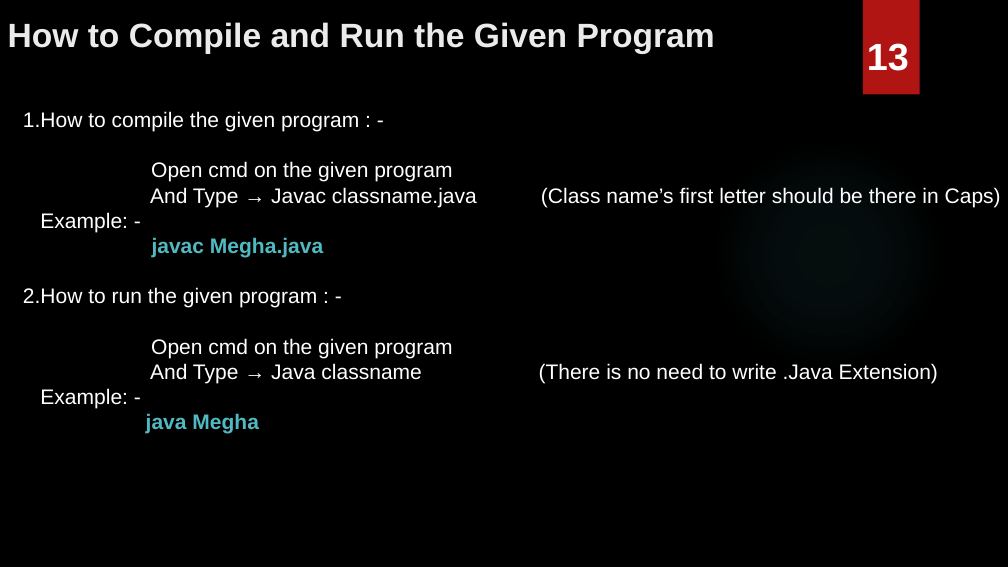
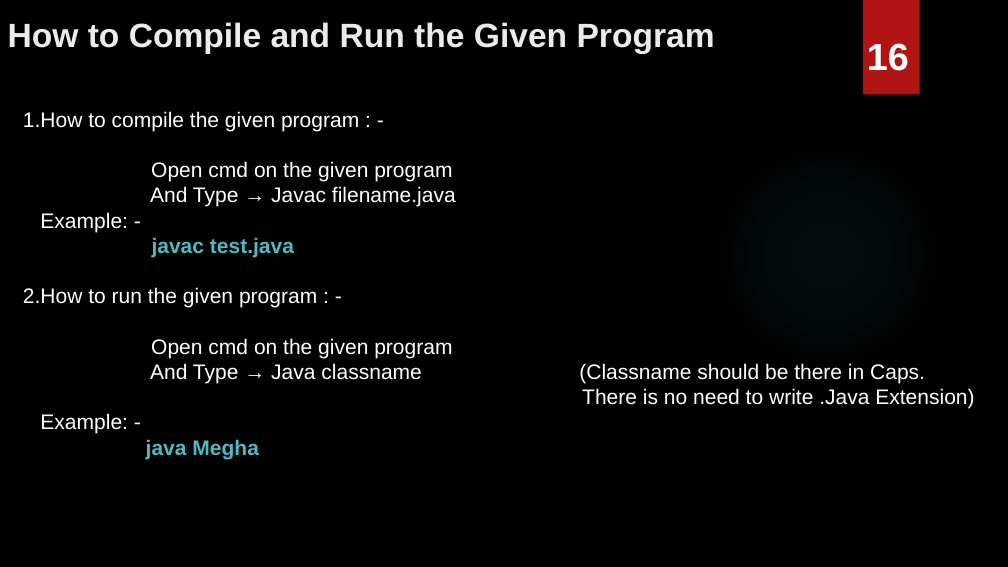
Before and after one commit to MeghaM-A/Java, a slide deck: slide 17 of Java.pptx. Drawn at 1008x567 pixels with LibreOffice and Linux fonts; fonts in the diff are those of the drawing; background and template pictures are left out. Boxes give left, top, right and bottom in pixels: in the first picture for what was removed or moved away, otherwise in the second. Text is boxed around its words. In the diff, an @@ line names an element or a change of style, - is before the commit and + after.

```diff
--- a/Java.pptx
+++ b/Java.pptx
@@ text at [867, 43, 909, 71]: text changed @@
-13
+16
@@ text at [150, 186, 456, 207]: text changed @@
-And Type → Javac classname.java (Class name’s first letter should be there in Caps)
+And Type → Javac filename.java
@@ text at [152, 237, 294, 257]: text changed @@
-javac Megha.java
+javac test.java
@@ text at [150, 363, 974, 409]: text changed @@
-And Type → Java classname (There is no need to write .Java Extension)
+And Type → Java classname (Classname should be there in Caps.
+There is no need to write .Java Extension)
```
Also in this commit, not shown: 11 other slides changed, 8 slides added.
